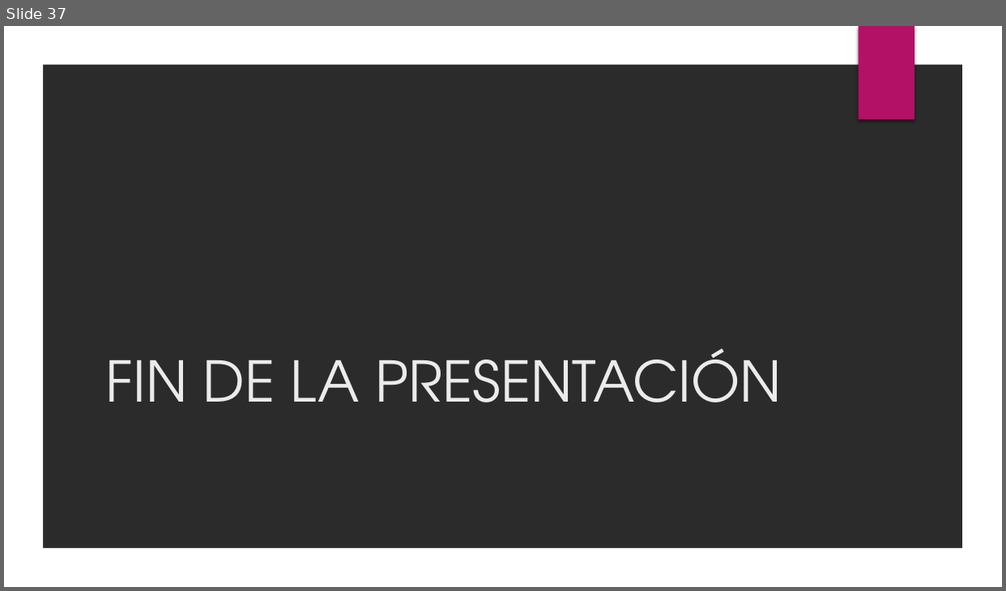
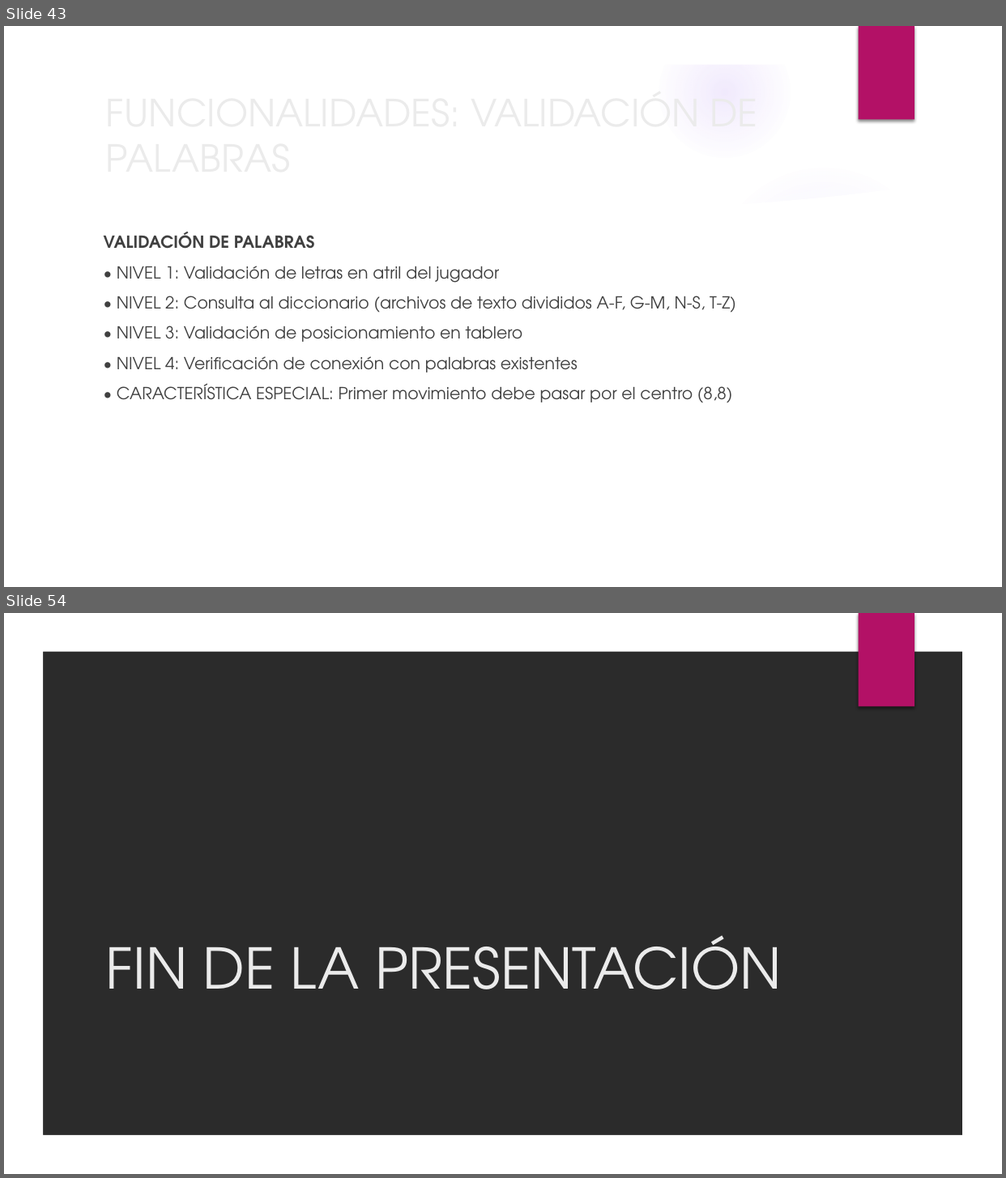
Before and after one commit to BinaryJuan/scrabble-poo, a slide deck: SCRABBLE.pptx. Shown one above the other, each under a label of ours: slide 37 before the commit, slides 43 and 54 after it; the slides between them are not shown. The pictures are 1006x591 and 1006x1178 pixels, drawn with LibreOffice and Linux fonts; fonts in the diff are those of the drawing; background and template pictures are left out; a plain dark background stands for a picture behind light text. Boxes give left, top, right and bottom in pixels: in the first picture for what was removed or moved away, otherwise in the second. Text is boxed around its words. In the diff, an @@ line names an element or a change of style, - is before the commit and + after.

```diff
--- a/SCRABBLE.pptx
+++ b/SCRABBLE.pptx
@@ slide 43 added at [4,26,1002,587], background picture (left out); not listed: 2 template elements that a slide beside it also shows @@
@@ title added at [98,105,816,163], 36 pt, text #EBEBEB @@
+FUNCIONALIDADES: VALIDACIÓN DE PALABRAS
@@ group added at [4,27,971,587]: 5 ellipses, 2 freeform shapes @@
@@ text added at [104,232,736,403], 16 pt, text #404040 @@
+VALIDACIÓN DE PALABRAS
+• NIVEL 1: Validación de letras en atril del jugador
+• NIVEL 2: Consulta al diccionario (archivos de texto divididos A-F, G-M, N-S, T-Z)
+• NIVEL 3: Validación de posicionamiento en tablero
+• NIVEL 4: Verificación de conexión con palabras existentes
+• CARACTERÍSTICA ESPECIAL: Primer movimiento debe pasar por el centro (8,8)
@@ what was slide 37 is now slide 54 @@
```
Also in this commit, not shown: 1 slide changed, 16 other slides added, 10 other files.
